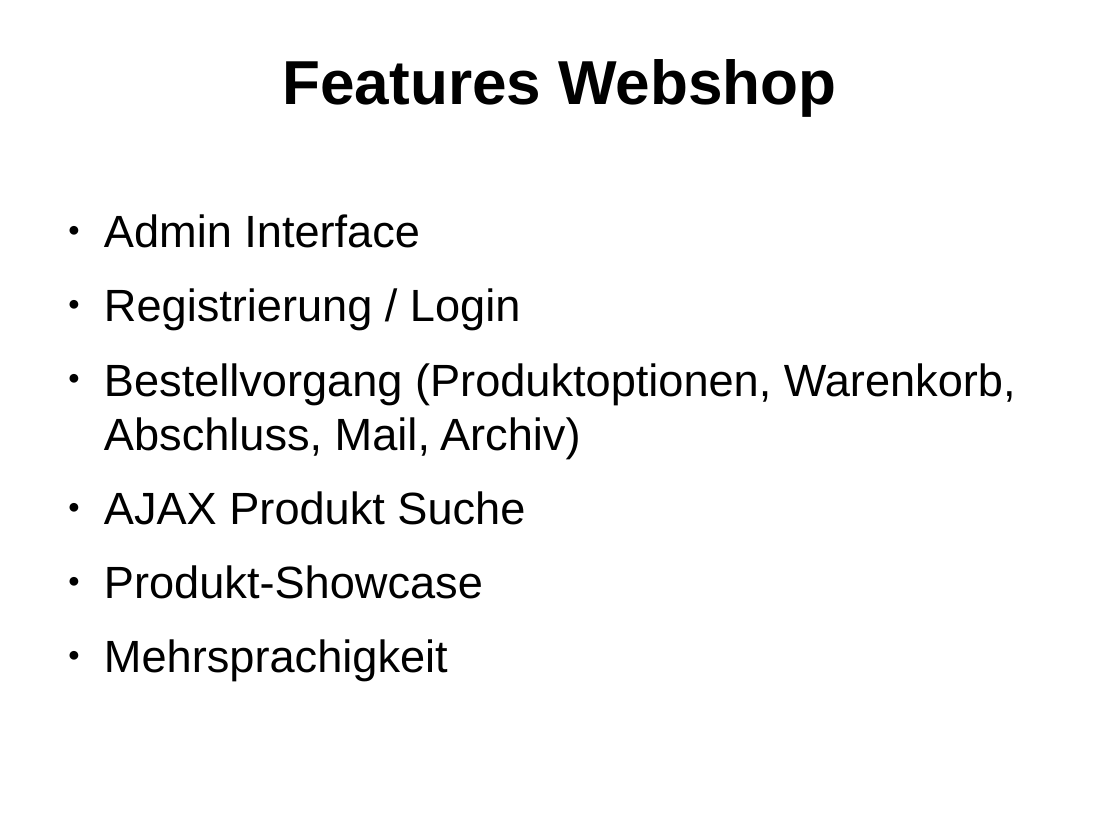
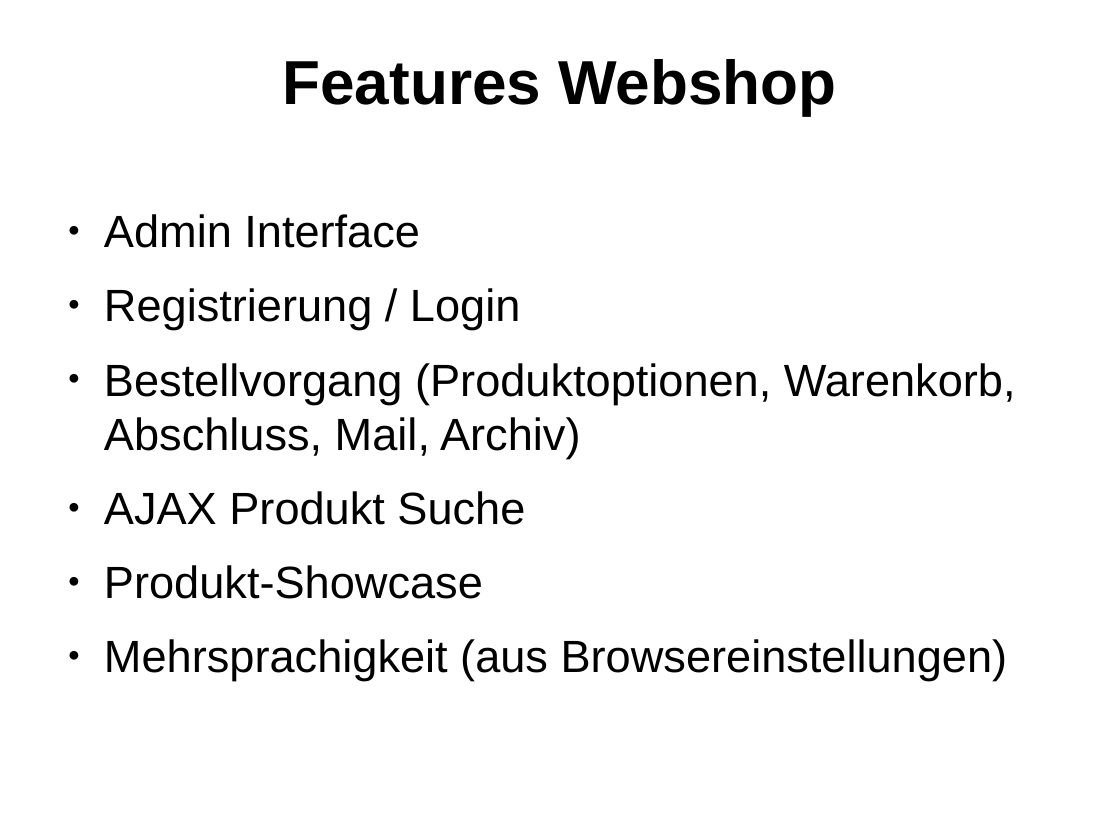
Before and after one commit to barta3/ch.bfh.bti7054.w2013.p.FashionShop, a slide deck: slide 7 of doc/Project_presentation_full.odp. Drawn at 1120x840 pixels with LibreOffice and Linux fonts; fonts in the diff are those of the drawing; background and template pictures are left out. Boxes give left, top, right and bottom in pixels: in the first picture for what was removed or moved away, otherwise in the second. Text is boxed around its words. In the diff, an @@ line names an element or a change of style, - is before the commit and + after.

```diff
--- a/doc/Project_presentation_full.odp
+++ b/doc/Project_presentation_full.odp
@@ text at [104, 639, 1008, 681]: text changed @@
-● Mehrsprachigkeit
+● Mehrsprachigkeit (aus Browsereinstellungen)
```
Also in this commit, not shown: 1 slide removed, 1 other file.
